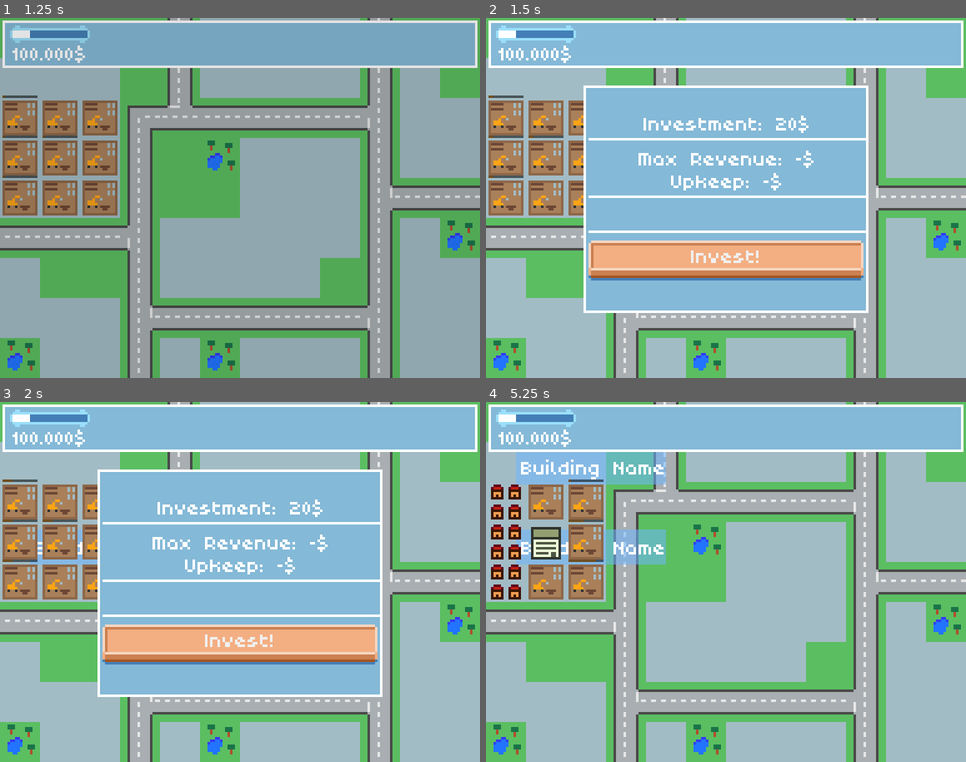
Above: before the commit, frames 1-4 (two rows, left to right).
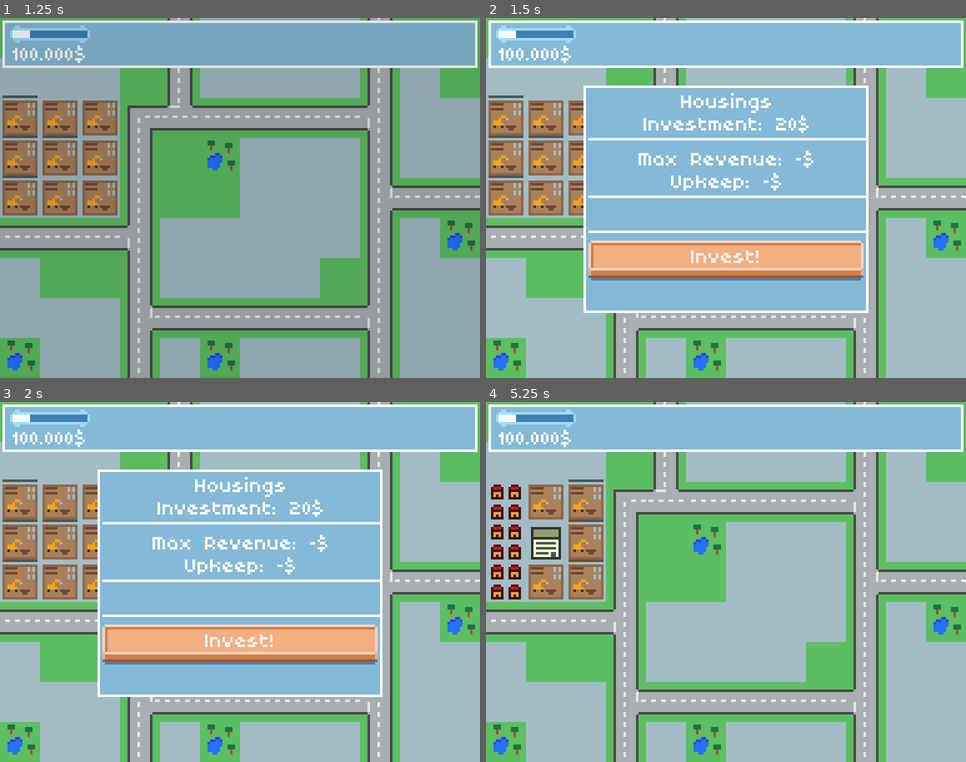
Above: after the commit, the same moments.

Repository: Byteron/ludum-dare-44
Game: Godot game, scene res://source/interface/menu/TitleScreen.tscn
The game is run twice, just before and just after one commit, with the same random seed, the same clock (stepped at 60 frames per second) and the same inputs.
Inputs (mouse positions are in pixels of both pictures, inside the frame that each line leads up to):
- Up to frame 1 (1.25 s): click "Game" at 0.5 s
- Up to frame 2 (1.5 s): move the mouse to (586, 198) at 1.27 s; press the mouse at (586, 198) at 1.28 s
- Up to frame 3 (2 s): no input
- Up to frame 4 (5.25 s): release the mouse at (586, 582) at 2 s; click "Invest!" at 2 s; tap Enter at 2.75 s; move the mouse to (586, 542) at 2.77 s; click (586, 542) at 2.85 s; click "Invest!" at 3.5 s; tap Space at 4.25 s; move the mouse to (586, 502) at 4.27 s; press the mouse at (586, 502) at 4.28 s; release the mouse at (586, 502) at 5 s; click "Invest!" at 5 s

Frame 1 is identical in both runs. In frame 2, 0.3% of the frame differs, in the area x 40-60%, y 20-27%; in frame 3, 0.6%; in frame 4, 4.6%, in the area x 6-38%, y 13-46%.

Commit message:
name hover fixes

Diff:
--- a/source/game/Game.gd
+++ b/source/game/Game.gd
@@ -5,7 +5,6 @@
 const ProductionUnit = preload("res://source/game/buildings/ProductionUnit.tscn")
 
 var buildings = [
-	Building,
 	LivingUnit,
 	ProductionUnit
 ]
@@ -42,6 +41,8 @@
 
 func _setup_buildings():
 	for building in building_container.get_children():
+		building.connect("mouse_entered", self, "_on_mouse_entered_building")
+		building.connect("mouse_exited", self, "_on_mouse_exited_building")
 		var cell = map.world_to_map(building.position)
 		var location = map.get_location(cell)
 		building.position = location.position
@@ -51,6 +52,14 @@
 	budget = new_budget
 	hud.update_budget(new_budget)
 
+func _on_mouse_entered_building(building_name):
+	print("entered")
+	hud.show_name_panel(building_name)
+
+func _on_mouse_exited_building():
+	print("exited")
+	hud.clear_name_panel()
+
 func _on_building_ticked(income):
 	_set_budget(budget + income)
 
--- a/source/game/Game.tscn
+++ b/source/game/Game.tscn
@@ -27,38 +27,30 @@
 
 [node name="LivingUnit" parent="BuildingContainer" instance=ExtResource( 5 )]
 position = Vector2( 40, 72 )
-building_name = ""
 
 [node name="LivingUnit6" parent="BuildingContainer" instance=ExtResource( 5 )]
 position = Vector2( 40, 56 )
-building_name = ""
 
 [node name="LivingUnit7" parent="BuildingContainer" instance=ExtResource( 5 )]
 position = Vector2( 40, 40 )
-building_name = ""
 
 [node name="LivingUnit2" parent="BuildingContainer" instance=ExtResource( 5 )]
 position = Vector2( 24, 72 )
-building_name = ""
 
 [node name="LivingUnit9" parent="BuildingContainer" instance=ExtResource( 5 )]
 position = Vector2( 24, 40 )
-building_name = ""
 
 [node name="LivingUnit3" parent="BuildingContainer" instance=ExtResource( 5 )]
 position = Vector2( 8, 72 )
 build_on_startup = true
-building_name = ""
 
 [node name="LivingUnit5" parent="BuildingContainer" instance=ExtResource( 5 )]
 position = Vector2( 8, 56 )
 build_on_startup = true
-building_name = ""
 
 [node name="LivingUnit8" parent="BuildingContainer" instance=ExtResource( 5 )]
 position = Vector2( 8, 40 )
 build_on_startup = true
-building_name = ""
 
 [node name="ProductionBuilding" parent="BuildingContainer" instance=ExtResource( 6 )]
 position = Vector2( 24, 56 )
--- a/source/game/buildings/Building.gd
+++ b/source/game/buildings/Building.gd
@@ -1,5 +1,8 @@
 extends Node2D
 class_name Building
+
+signal mouse_entered(building_name)
+signal mouse_exited
 
 enum TYPE { LIVING_UNIT, PRODUCTION_UNIT }
 
@@ -10,7 +13,7 @@
 
 export(bool) var build_on_startup = false
 
-export(String) var building_name = ""
+export(String) var building_name = "Building Name"
 export(String) var flavour_text = ""
 
 export(Texture) var building_texture = null
@@ -45,10 +48,8 @@
 
 	sprite.texture = building_texture
 
-
 func _on_MouseArea_mouse_entered():
-	$NamePanel.fade_in()
-
+	emit_signal("mouse_entered", building_name)
 
 func _on_MouseArea_mouse_exited():
-	$NamePanel.fade_out()
+	emit_signal("mouse_exited")
--- a/source/game/buildings/Building.tscn
+++ b/source/game/buildings/Building.tscn
@@ -1,25 +1,16 @@
-[gd_scene load_steps=7 format=2]
+[gd_scene load_steps=6 format=2]
 
 [ext_resource path="res://source/game/buildings/Building.gd" type="Script" id=1]
 [ext_resource path="res://assets/sprites/building.tres" type="Texture" id=2]
-[ext_resource path="res://source/interface/NamePanel.tscn" type="PackedScene" id=3]
-[ext_resource path="res://assets/sprites/construction_sight.tres" type="Texture" id=4]
-[ext_resource path="res://assets/sprites/progress.png" type="Texture" id=5]
+[ext_resource path="res://assets/sprites/construction_sight.tres" type="Texture" id=3]
+[ext_resource path="res://assets/sprites/progress.png" type="Texture" id=4]
 
 [sub_resource type="RectangleShape2D" id=1]
 extents = Vector2( 6, 6 )
 
 [node name="Building" type="Node2D"]
 script = ExtResource( 1 )
-building_name = "Building"
 building_texture = ExtResource( 2 )
-
-[node name="NamePanel" parent="." instance=ExtResource( 3 )]
-show_behind_parent = true
-margin_left = -27.7692
-margin_top = -21.1425
-margin_right = 32.2308
-margin_bottom = -7.14246
 
 [node name="Tween" type="Tween" parent="."]
 
--- a/source/game/buildings/ProductionUnit.gd
+++ b/source/game/buildings/ProductionUnit.gd
@@ -1,4 +1,5 @@
 extends Building
+
 const PopLabel = preload("res://source/interface/PopLabel.tscn")
 
 signal ticked(income)
--- a/source/game/buildings/ProductionUnit.tscn
+++ b/source/game/buildings/ProductionUnit.tscn
@@ -10,5 +10,4 @@
 building_texture = ExtResource( 3 )
 
 [node name="TickTimer" type="Timer" parent="." index="0"]
-
 [connection signal="timeout" from="TickTimer" to="." method="_on_TickTimer_timeout"]
--- a/source/interface/NamePanel.gd
+++ b/source/interface/NamePanel.gd
@@ -1,18 +1,27 @@
 extends PanelContainer
 
-var text setget set_text
+var text setget _set_text
+
+onready var tween = $Tween
+onready var label = $CenterContainer/Label
 
 func _ready():
 	modulate = Color(1, 1, 1, 0)
 
-func set_text(slug):
+func _set_text(slug):
 	text = slug
-	$Label.text = text
+	label.text = text
 
 func fade_in():
-	$Tween.interpolate_property(self,"modulate",Color(1, 1, 1, 0),Color.white,0.3,Tween.TRANS_LINEAR,Tween.EASE_IN)
-	$Tween.start()
+	tween.stop_all()
+	tween.remove_all()
+
+	tween.interpolate_property(self,"modulate",Color(1, 1, 1, 0),Color.white,0.3,Tween.TRANS_LINEAR,Tween.EASE_IN)
+	tween.start()
 
 func fade_out():
-	$Tween.interpolate_property(self,"modulate",Color.white,Color(1, 1, 1, 0),0.2,Tween.TRANS_LINEAR,Tween.EASE_IN)
-	$Tween.start()
+	tween.stop_all()
+	tween.remove_all()
+
+	tween.interpolate_property(self,"modulate",Color.white,Color(1, 1, 1, 0),0.2,Tween.TRANS_LINEAR,Tween.EASE_IN)
+	tween.start()
--- a/source/interface/NamePanel.tscn
+++ b/source/interface/NamePanel.tscn
@@ -8,18 +8,25 @@
 bg_color = Color( 0.427451, 0.717647, 1, 0.54902 )
 
 [node name="NamePanel" type="PanelContainer"]
-margin_right = 14.0
-margin_bottom = 14.0
+margin_right = 69.0
+margin_bottom = 10.0
+rect_min_size = Vector2( 70, 10 )
 mouse_filter = 2
 theme = ExtResource( 1 )
 custom_styles/panel = SubResource( 1 )
 script = ExtResource( 2 )
 
-[node name="Label" type="Label" parent="."]
+[node name="Tween" type="Tween" parent="."]
+
+[node name="CenterContainer" type="CenterContainer" parent="."]
 margin_left = 2.0
-margin_top = 3.0
-margin_right = 60.0
-margin_bottom = 11.0
+margin_right = 70.0
+margin_bottom = 10.0
+
+[node name="Label" type="Label" parent="CenterContainer"]
+margin_left = 5.0
+margin_top = 1.0
+margin_right = 63.0
+margin_bottom = 9.0
 text = "Building Name"
-
-[node name="Tween" type="Tween" parent="."]
+align = 1
--- a/source/interface/hud/HUD.gd
+++ b/source/interface/hud/HUD.gd
@@ -3,6 +3,7 @@
 onready var top_panel = $TopPanel
 onready var building_popup = $BuildingPopup
 onready var newspaper = $Newspaper
+onready var name_panel = $NamePanel
 
 func show_article(text):
 	newspaper.show_article(text)
@@ -16,3 +17,11 @@
 
 func update_budget(new_budget):
 	top_panel.update_budget(new_budget)
+
+func show_name_panel(building_name):
+	name_panel.text = building_name
+	name_panel.fade_in()
+
+func clear_name_panel():
+	name_panel.text = ""
+	name_panel.fade_out()
--- a/source/interface/hud/HUD.tscn
+++ b/source/interface/hud/HUD.tscn
@@ -1,9 +1,10 @@
-[gd_scene load_steps=5 format=2]
+[gd_scene load_steps=6 format=2]
 
 [ext_resource path="res://source/interface/hud/HUD.gd" type="Script" id=1]
 [ext_resource path="res://source/interface/hud/TopPanel.tscn" type="PackedScene" id=2]
 [ext_resource path="res://source/interface/BuildingPopup.tscn" type="PackedScene" id=3]
 [ext_resource path="res://source/interface/Newspaper.tscn" type="PackedScene" id=4]
+[ext_resource path="res://source/interface/NamePanel.tscn" type="PackedScene" id=5]
 
 [node name="HUD" type="CanvasLayer"]
 script = ExtResource( 1 )
@@ -25,3 +26,13 @@
 margin_top = 41.2559
 margin_right = -25.1666
 margin_bottom = -22.7441
+
+[node name="NamePanel" parent="." instance=ExtResource( 5 )]
+anchor_left = 0.5
+anchor_top = 1.0
+anchor_right = 0.5
+anchor_bottom = 1.0
+margin_left = -35.0
+margin_top = -10.0
+margin_right = 35.0
+margin_bottom = 0.0
Not shown: 2 places in source/game/buildings/Building.tscn that only renumber resources
